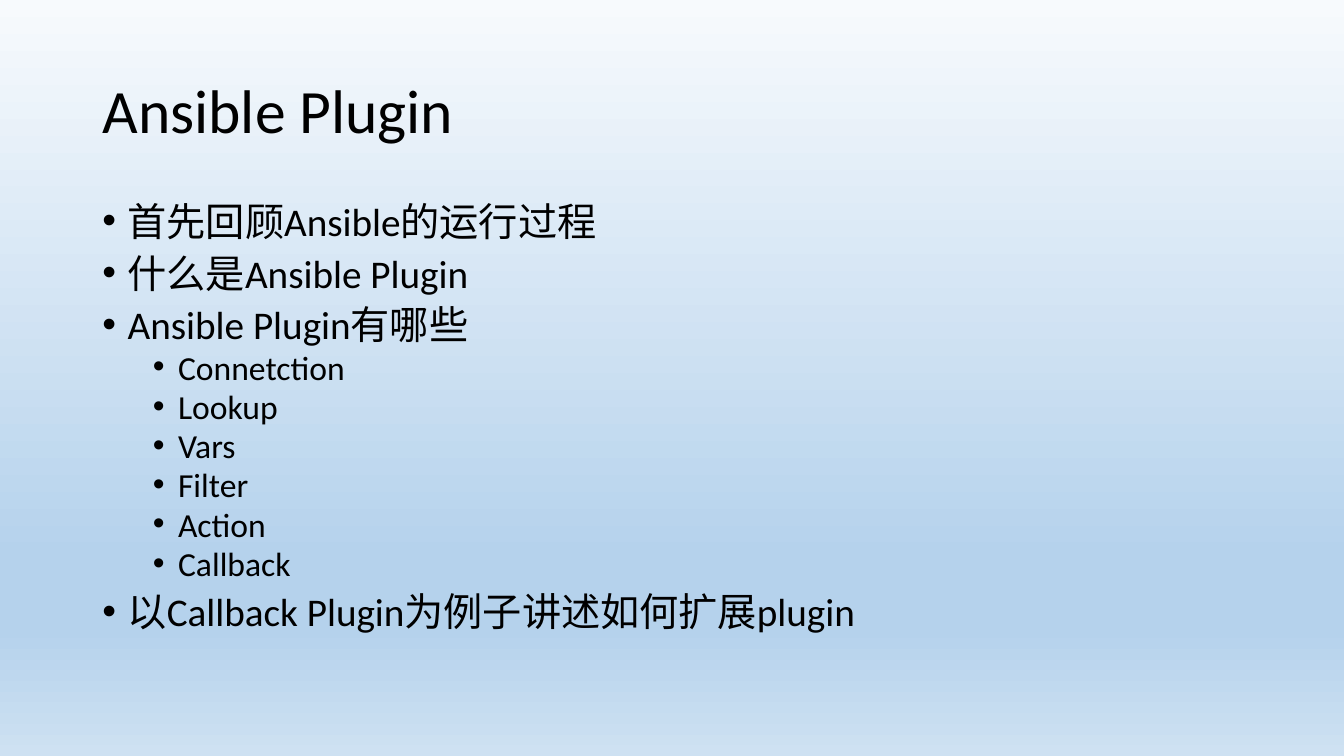
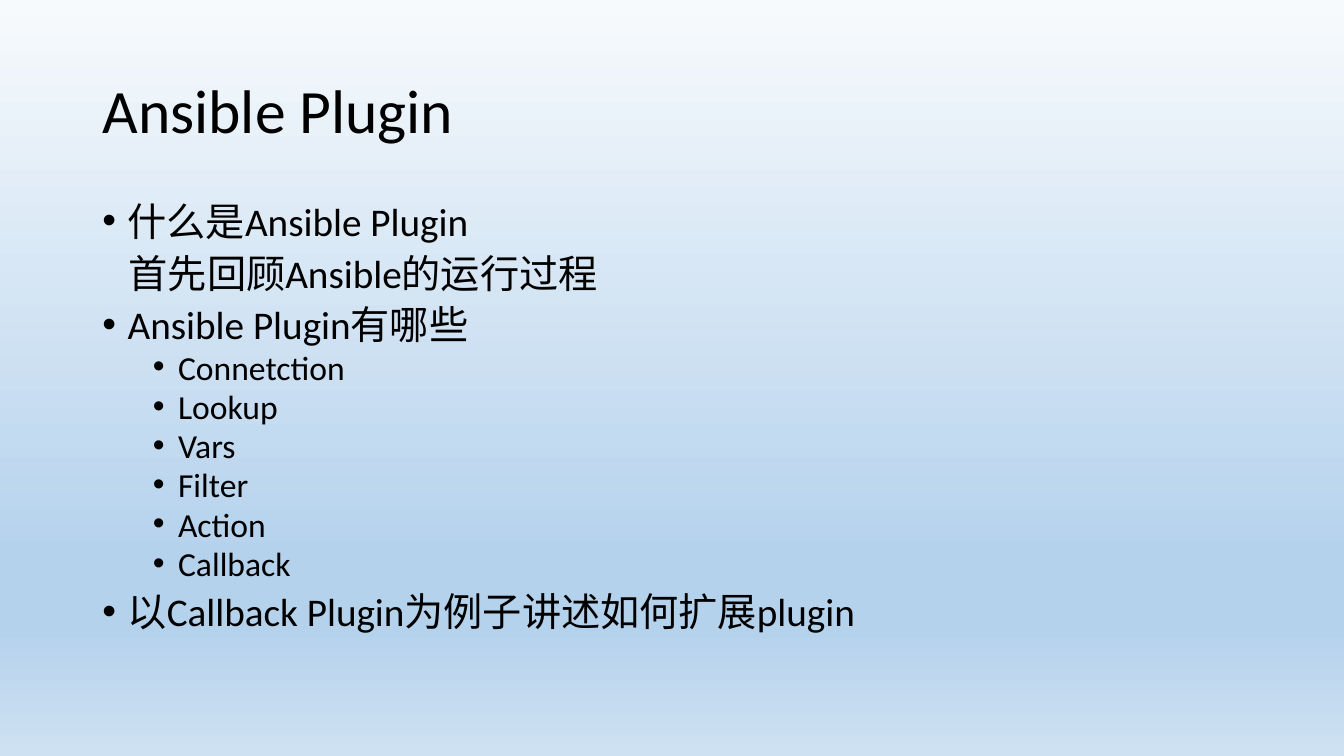
Before and after one commit to leeyan85/ansible-develop, a slide deck: slide 5 of Ansible develop.pptx. Drawn at 1344x756 pixels with LibreOffice and Linux fonts; fonts in the diff are those of the drawing. Boxes give left, top, right and bottom in pixels: in the first picture for what was removed or moved away, otherwise in the second. Text is boxed around its words. In the diff, an @@ line names an element or a change of style, - is before the commit and + after.

```diff
--- a/Ansible develop.pptx
+++ b/Ansible develop.pptx
@@ text at bbox=[128, 203, 468, 243]: paragraph added @@
+• 什么是Ansible Plugin
@@ text at bbox=[128, 255, 468, 295]: paragraph removed @@
-• 什么是Ansible Plugin
@@ text at bbox=[129, 255, 598, 292]: bullet • to none @@
```
Also in this commit, not shown: 1 other slide changed, 1 slide added, 11 other files.
